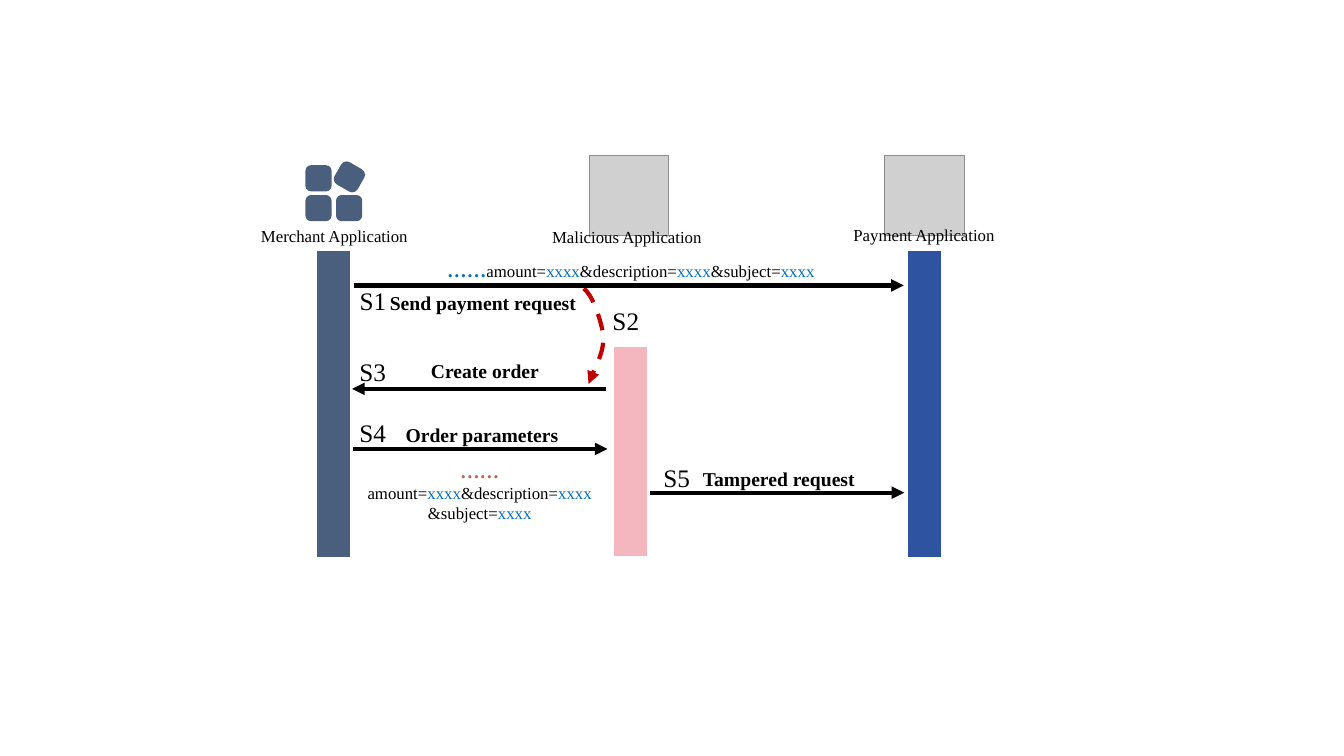
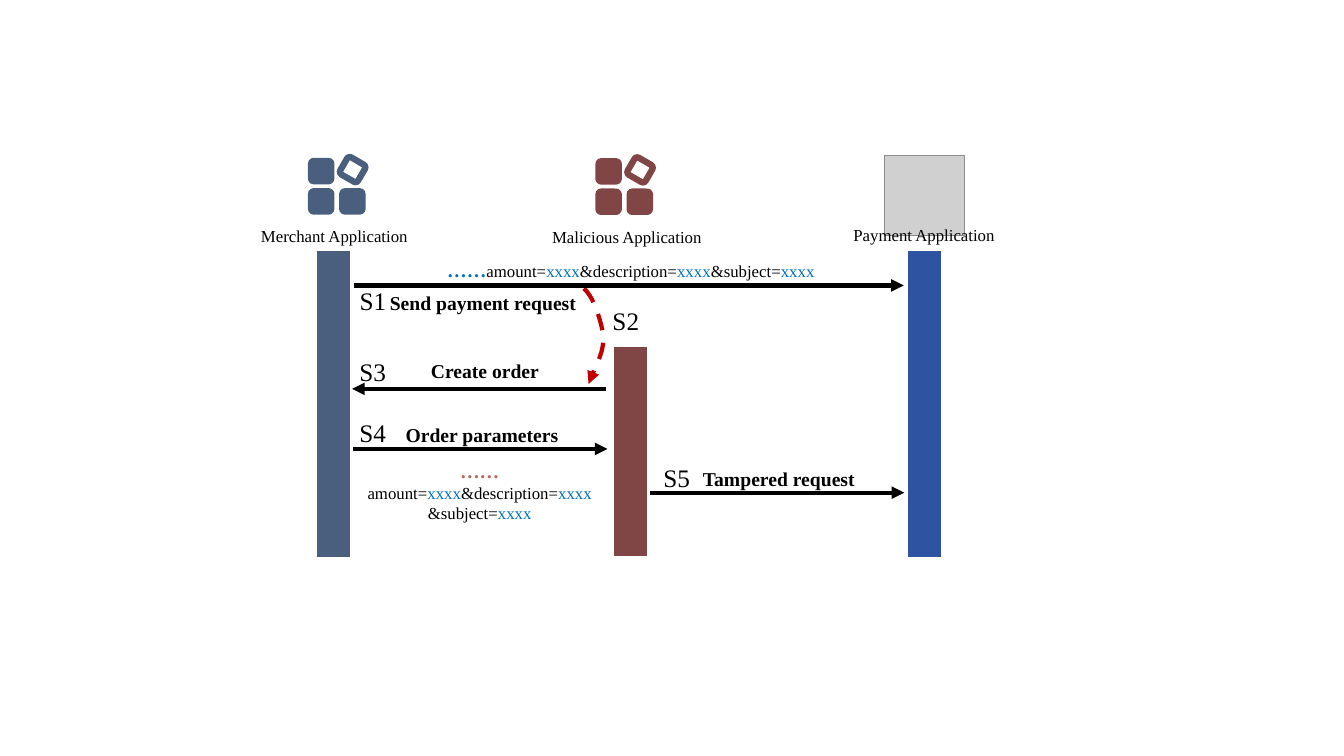
Before and after one commit to OccDeser/paper-third-party-online-payment-TDSC, a slide deck: slide 4 of img-source/images.pptx. Drawn at 1344x756 pixels with LibreOffice and Linux fonts; fonts in the diff are those of the drawing; grey boxes stand for pictures. Boxes give left, top, right and bottom in pixels: in the first picture for what was removed or moved away, otherwise in the second. Text is boxed around its words. In the diff, an @@ line names an element or a change of style, - is before the commit and + after.

Commit message:
update imgs

```diff
--- a/img-source/images.pptx
+++ b/img-source/images.pptx
@@ 4 rounded rectangles: place and size @@
-4 rounded rectangles at (308,164,363,220)
+4 rounded rectangles at (311,157,367,213)
@@ rounded rectangle at (339,157,367,184): fill #4A5F7E to #FFFFFF @@
@@ picture removed at (590,156,669,236) @@
@@ group added at (598,157,654,213): 4 rounded rectangles @@
@@ rectangle at (615,347,647,556): fill #F5B7BF to #804646; outline #F5B7BF 1 pt to #804646 1 pt @@
```
